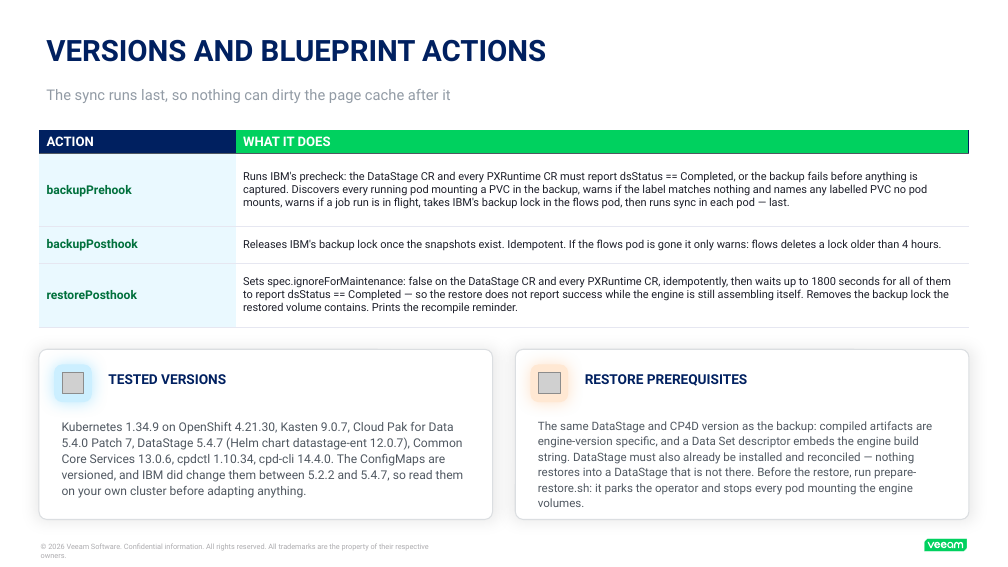
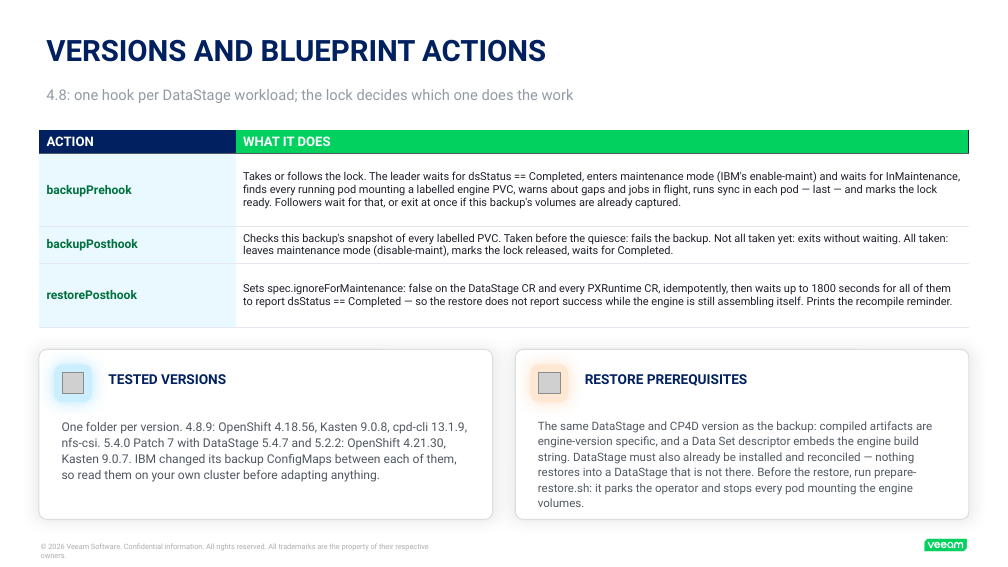
Before and after one commit to michaelcourcy/kasten-claude, a slide deck: slide 12 of datastage-example/datastage.pptx (slide 10 before the commit). Drawn at 1008x567 pixels with LibreOffice and Linux fonts; fonts in the diff are those of the drawing; grey boxes stand for pictures. Boxes give left, top, right and bottom in pixels: in the first picture for what was removed or moved away, otherwise in the second. Text is boxed around its words. In the diff, an @@ line names an element or a change of style, - is before the commit and + after.

```diff
--- a/datastage-example/datastage.pptx
+++ b/datastage-example/datastage.pptx
@@ text at bbox=[46, 89, 574, 103]: text changed @@
-The sync runs last, so nothing can dirty the page cache after it
+4.8: one hook per DataStage workload; the lock decides which one does the work
@@ table at bbox=[39, 130, 969, 327] @@
-row 2, column 2: Runs IBM's precheck: the DataStage CR and every PXRuntime CR must report dsStatus == Completed, or the backup fails before anything is captured. Discovers every running pod mounting a PVC in the backup, warns if the label matches nothing and names any labelled PVC no pod mounts, warns if a job run is in flight, takes IBM's backup lock in the flows pod, then runs sync in each pod — last.
+row 2, column 2: Takes or follows the lock. The leader waits for dsStatus == Completed, enters maintenance mode (IBM's enable-maint) and waits for InMaintenance, finds every running pod mounting a labelled engine PVC, warns about gaps and jobs in flight, runs sync in each pod — last — and marks the lock ready. Followers wait for that, or exit at once if this backup's volumes are already captured.
-row 3, column 2: Releases IBM's backup lock once the snapshots exist. Idempotent. If the flows pod is gone it only warns: flows deletes a lock older than 4 hours.
+row 3, column 2: Checks this backup's snapshot of every labelled PVC. Taken before the quiesce: fails the backup. Not all taken yet: exits without waiting. All taken: leaves maintenance mode (disable-maint), marks the lock released, waits for Completed.
-row 4, column 2: Sets spec.ignoreForMaintenance: false on the DataStage CR and every PXRuntime CR, idempotently, then waits up to 1800 seconds for all of them to report dsStatus == Completed — so the restore does not report success while the engine is still assembling itself. Removes the backup lock the restored volume contains. Prints the recompile reminder.
+row 4, column 2: Sets spec.ignoreForMaintenance: false on the DataStage CR and every PXRuntime CR, idempotently, then waits up to 1800 seconds for all of them to report dsStatus == Completed — so the restore does not report success while the engine is still assembling itself. Prints the recompile reminder.
@@ text at bbox=[62, 422, 467, 482]: text changed @@
-Kubernetes 1.34.9 on OpenShift 4.21.30, Kasten 9.0.7, Cloud Pak for Data 5.4.0 Patch 7, DataStage 5.4.7 (Helm chart datastage-ent 12.0.7), Common Core Services 13.0.6, cpdctl 1.10.34, cpd-cli 14.4.0. The ConfigMaps are versioned, and IBM did change them between 5.2.2 and 5.4.7, so read them on your own cluster before adapting anything.
+One folder per version. 4.8.9: OpenShift 4.18.56, Kasten 9.0.8, cpd-cli 13.1.9, nfs-csi. 5.4.0 Patch 7 with DataStage 5.4.7 and 5.2.2: OpenShift 4.21.30, Kasten 9.0.7. IBM changed its backup ConfigMaps between each of them, so read them on your own cluster before adapting anything.
```
Also in this commit, not shown: 3 other slides changed, 2 slides added, 34 other files.
